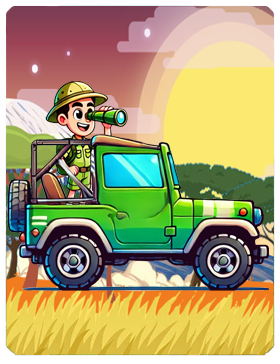
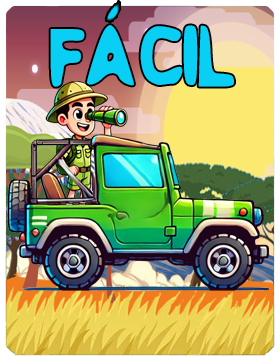
Layers edited between the first and the second 280×364 image:
added layer "Capa 12" above "FACIL" over [106, 1, 120, 22]
added layer "FACIL" above "Capa 9" over [50, 25, 234, 87]
